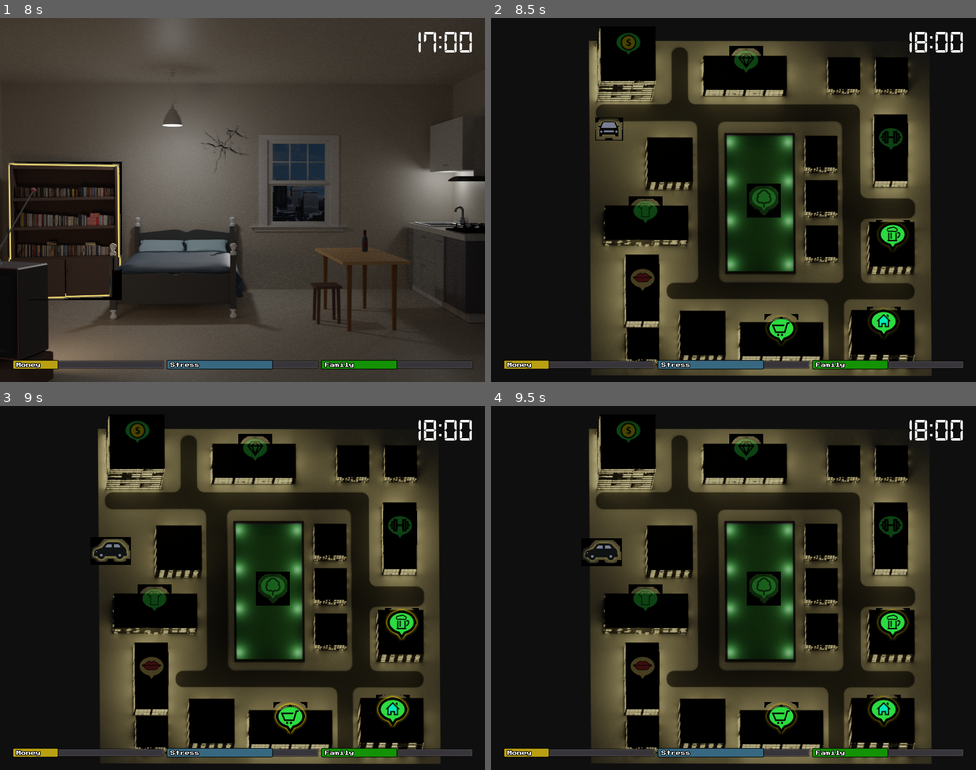
Above: before the commit, frames 1-4 (two rows, left to right).
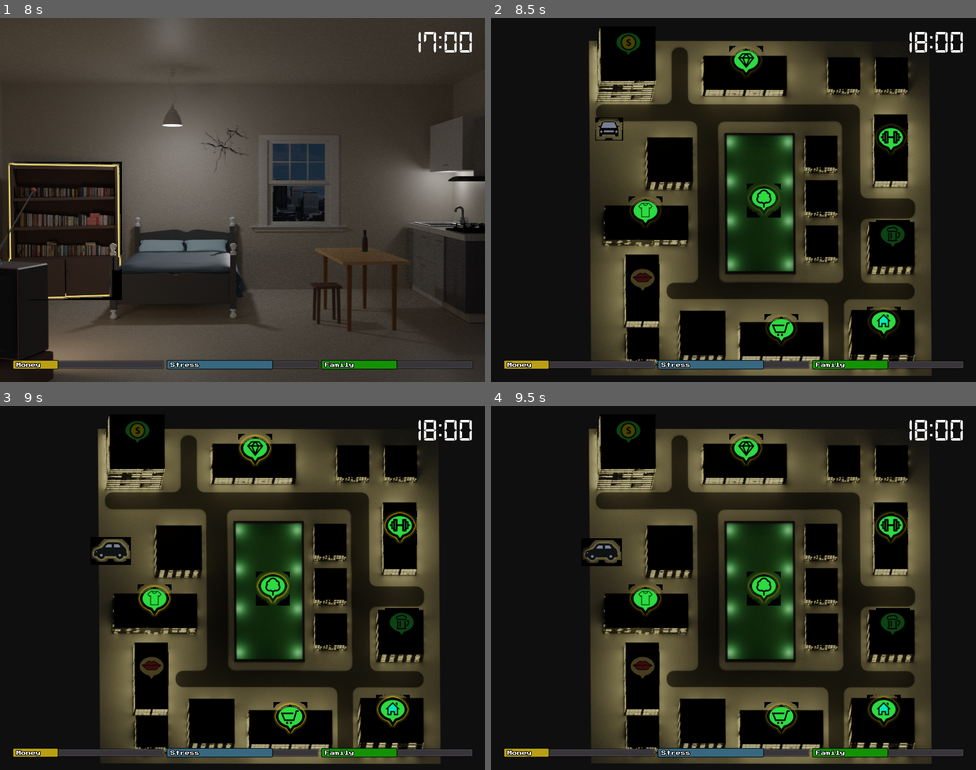
Above: after the commit, the same moments.

Repository: Trizalio/LifeLoop
Game: Godot game, scene res://scenes/home.tscn
Two runs of this game, one before a commit and one after it. Both use one fixed random seed, a clock stepped at 60 frames per second and the inputs below. This scene is started directly instead of the project's main scene.
Inputs:
- Up to frame 1 (8 s): tap Enter at 0.5 s; hold Right (ui_right) 0.53-1.28 s; tap Space at 0.77, 1.52, 3.02, 3.77, 4.52, 6.02, 6.77, 7.52 s; hold Down (ui_down) 1.28-2.03 s; hold Right (ui_right) 2.03-2.78 s; hold Up (ui_up) 2.78-3.53 s; hold Left (ui_left) 3.53-5.03 s; hold Down (ui_down) 5.03-5.78 s; hold Right (ui_right) 5.78-6.53 s; hold Up (ui_up) 6.53-7.28 s; hold Right (ui_right) from 7.28 s (still down)
- Up to frame 2 (8.5 s): tap Space at 8 s; release Right (ui_right) at 8.03 s; hold Down (ui_down) from 8.03 s (still down)
- Up to frame 3 (9 s): release Down (ui_down) at 8.78 s; hold Left (ui_left) from 8.78 s (still down)
- Up to frame 4 (9.5 s): keep holding Left (ui_left); tap Space at 9.02 s

Frame 1 is identical in both runs. In frame 2, 1.5% of the frame differs, in the area x 28-87%, y 7-64%; in frame 3, 1.8%, in the area x 28-87%, y 7-65%; in frame 4, 1.7%.

Commit message:
home items glow fix

Diff:
--- a/scenes/home.gd
+++ b/scenes/home.gd
@@ -45,5 +45,11 @@
 		var object = items[i]
 		if object_names == null or object.name in object_names:
 			new_scene_objects.append(object)
+		else:
+			object.use_parent_material = false
 	scene_objects = new_scene_objects
-	select_object(int(len(scene_objects) / 2))
+	var old_selected_object_index = scene_objects.find(selected_object)
+	if old_selected_object_index >= 0:
+		select_object(old_selected_object_index)
+	else:
+		select_object(int(len(scene_objects) / 2))
--- a/scripts/singletones/game_status.gd
+++ b/scripts/singletones/game_status.gd
@@ -46,7 +46,6 @@
 var name_to_office_item = {}
 
 var time_steps_to_buildings = {}
-var day_to_buildings = {}
 
 
 class ResourseChange:
@@ -90,31 +89,23 @@
 func _ready():
 	prepare_changes()
 	time_steps_to_buildings = {
-		18: ['home', 'bar', 'grocery_store', ],
-		19: ['home', 'bar', 'grocery_store', ],
-		20: ['home', 'bar'],
-		21: ['home', 'bar'],
-		22: ['home', 'bar'],
-		23: ['home'],
+		18: ['home', 'grocery_store', 'park', 'gym', 'clothing_store', 'jewelry_store'],
+		19: ['home', 'grocery_store', 'park', 'gym', 'clothing_store', 'jewelry_store'],
+		20: ['home', 'grocery_store', 'park', 'gym', 'clothing_store'],
+		21: ['home', 'grocery_store', 'park', 'gym', 'bar'],
+		22: ['home', 'park', 'gym', 'bar', 'strip_club'],
+		23: ['home', 'park', 'bar', 'strip_club'],
 		24: ['home'],
 	}
+
 	time_steps_to_home_items = {
-		18: ['bed', 'bookshelf'],
-		19: ['bed', 'bookshelf'],
-		20: ['bed', 'bookshelf'],
-		21: ['bed', 'bookshelf'],
-		22: ['bed', 'bookshelf'],
-		23: ['bed'],
+		18: ['tv', 'crack', 'bed', 'bottle', 'bookshelf', 'sink'],
+		19: ['tv', 'crack', 'bed', 'bottle', 'bookshelf', 'sink'],
+		20: ['tv', 'crack', 'bed', 'bottle', 'bookshelf', 'sink'],
+		21: ['tv', 'crack', 'bed', 'bottle', 'bookshelf', 'sink'],
+		22: ['tv', 'crack', 'bed', 'bottle', 'bookshelf', 'sink'],
+		23: ['tv', 'crack', 'bed', 'bottle', 'bookshelf', 'sink'],
 		24: ['bed'],
-	}
-	day_to_buildings = {
-		1: ['home', 'bar', 'grocery_store', ],
-		2: ['home', 'bar'],
-	#	1: ['bar'],
-	#	2: ['grocery_store', 'park'],
-	#	3: ['grocery_store', 'park', 'gym'],
-	#	4: ['grocery_store', 'park', 'gym', 'bar', 'clothing_store'],
-	#	5: ['grocery_store', 'park', 'gym', 'bar', 'clothing_store', 'jewelry_store', 'strip_club'],
 	}
 
 func start_new_game():
@@ -220,7 +211,7 @@
 
 func used_home_item(item_name):
 	if item_name == 'bed':
-		go_to_office()
+		start_new_day()
 		return
 	var item_data: ResourseChange = name_to_home_items[item_name]
 	modify_resourses(item_data)
